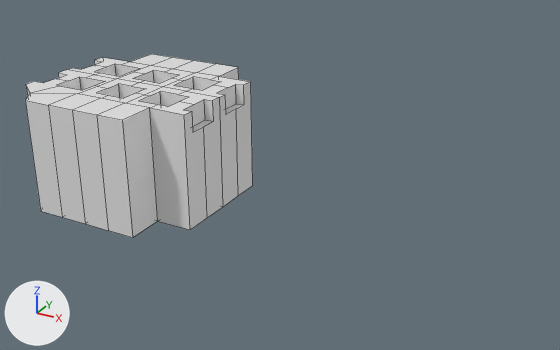
Renders of the Blender file blender/cube.blend from each side of a commit.
The view is the same before and after, from a 50 mm camera at (557.0, -691.0, 372.0) aimed at (135.0, 76.0, -12.0). Arrows for +X, +Y and +Z are at lower left; the lights stay in place. Mesh edges are drawn as thin lines.

Script lines for the objects in view, before the commit:
```python
me_cube = bpy.data.meshes.new('Cube')
me_cube.from_pydata(...)  # 122 vertices, 120 faces; spans x -1.67..1.67, y -1.67..1.67, z -1.0..1.0
me_cube.materials.append(mat_material)  # white #e7e7e7
ob_plus = bpy.data.objects.new('Plus', me_cube)
ob_plus.location = (-74.8, 75.8, 0.0)
ob_plus.rotation_euler = (3.142, 0.0, 0.0)  # degrees (180, 0, 0)
ob_plus.scale = (75.0, 75.0, 75.0)
_m = ob_plus.modifiers.new('Boolean.002', 'BOOLEAN')
_m.object = ob_text
_m.operand_type = 'COLLECTION'
_m = ob_plus.modifiers.new('Boolean', 'BOOLEAN')
_m.object = ob_array_of_cubes
_m = ob_plus.modifiers.new('Boolean.001', 'BOOLEAN')
_m.object = ob_array_of_cubes_001
```
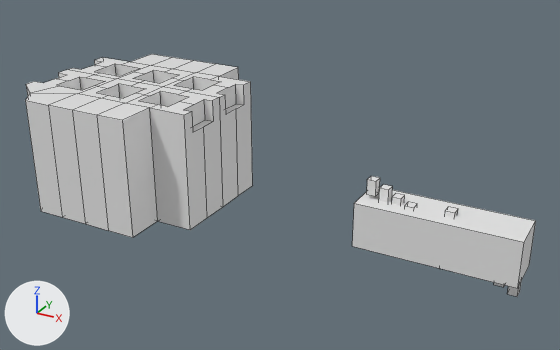
Changed parts and their boxes [x1, y1, x2, y2] in the pictures (560 x 350 px):
```json
{"object": "Cube2", "change": "added", "after": [352, 190, 536, 288]}
{"object": "no", "change": "added", "after": [367, 176, 380, 196]}
{"object": "top", "change": "added", "after": [379, 184, 393, 202]}
{"object": "top.001", "change": "added", "after": [392, 193, 405, 205]}
{"object": "no.005", "change": "added", "after": [507, 283, 521, 297]}
{"object": "through", "change": "added", "after": [445, 207, 458, 217]}
{"object": "top.002", "change": "added", "after": [405, 202, 417, 208]}
{"object": "bottom.003", "change": "added", "after": [494, 283, 505, 287]}
```

Scene script edits in JSON lines:
```json
{"op": "add", "block": "me_cube_015", "code": ["me_cube_015 = bpy.data.meshes.new('Cube.015')", "me_cube_015.from_pydata(...)  # a box spanning x 149.0..159.0, y -5.0..5.0, z -49.0..-39.0"]}
{"op": "add", "block": "me_cube_014", "code": ["me_cube_014 = bpy.data.meshes.new('Cube.014')", "me_cube_014.from_pydata(...)  # a box spanning x 135.0..145.0, y -5.0..5.0, z -45.0..-35.0"]}
{"op": "add", "block": "me_cube_010", "code": ["me_cube_010 = bpy.data.meshes.new('Cube.010')", "me_cube_010.from_pydata(...)  # a box spanning x -5.0..5.0, y -5.0..5.0, z -5.0..5.0"]}
{"op": "add", "block": "me_cube_007", "code": ["me_cube_007 = bpy.data.meshes.new('Cube.007')", "me_cube_007.from_pydata(...)  # a box spanning x 37.0..47.0, y -5.0..5.0, z -17.0..-7.0"]}
{"op": "add", "block": "me_cube_006", "code": ["me_cube_006 = bpy.data.meshes.new('Cube.006')", "me_cube_006.from_pydata(...)  # a box spanning x 23.0..33.0, y -5.0..5.0, z -13.0..-3.0"]}
{"op": "add", "block": "me_cube_005", "code": ["me_cube_005 = bpy.data.meshes.new('Cube.005')", "me_cube_005.from_pydata(...)  # a box spanning x 9.0..19.0, y -5.0..5.0, z -9.0..1.0"]}
{"op": "add", "block": "me_cube_004", "code": ["me_cube_004 = bpy.data.meshes.new('Cube.004')", "me_cube_004.from_pydata(...)  # a box spanning x -5.0..5.0, y -5.0..5.0, z -5.0..5.0"]}
{"op": "add", "block": "me_cube_003", "code": ["me_cube_003 = bpy.data.meshes.new('Cube.003')", "me_cube_003.from_pydata(...)  # a box spanning x -25.0..25.0, y -25.0..25.0, z -25.0..25.0"]}
{"op": "add", "block": "ob_no_005", "code": ["ob_no_005 = bpy.data.objects.new('no.005', me_cube_015)", "ob_no_005.location = (287.9, -1.2, 37.5)", "ob_no_005.scale = (1.0, 1.0, 1.69)"]}
{"op": "add", "block": "ob_bottom_003", "code": ["ob_bottom_003 = bpy.data.objects.new('bottom.003', me_cube_014)", "ob_bottom_003.location = (287.9, -1.2, 37.5)", "ob_bottom_003.scale = (1.0, 1.0, 1.69)"]}
{"op": "add", "block": "ob_through", "code": ["ob_through = bpy.data.objects.new('through', me_cube_010)", "ob_through.location = (371.9, -1.2, -3.1)", "ob_through.scale = (1.0, 1.0, 6.62)"]}
{"op": "add", "block": "ob_top_002", "code": ["ob_top_002 = bpy.data.objects.new('top.002', me_cube_007)", "ob_top_002.location = (287.9, -1.2, 37.5)", "ob_top_002.scale = (1.0, 1.0, 1.69)"]}
{"op": "add", "block": "ob_top_001", "code": ["ob_top_001 = bpy.data.objects.new('top.001', me_cube_006)", "ob_top_001.location = (287.9, -1.2, 37.5)", "ob_top_001.scale = (1.0, 1.0, 1.69)"]}
{"op": "add", "block": "ob_top", "code": ["ob_top = bpy.data.objects.new('top', me_cube_005)", "ob_top.location = (287.9, -1.2, 37.5)", "ob_top.scale = (1.0, 1.0, 1.69)"]}
{"op": "add", "block": "ob_no", "code": ["ob_no = bpy.data.objects.new('no', me_cube_004)", "ob_no.location = (287.9, -1.2, 37.5)", "ob_no.scale = (1.0, 1.0, 1.69)"]}
{"op": "add", "block": "ob_cube2", "code": ["ob_cube2 = bpy.data.objects.new('Cube2', me_cube_003)", "ob_cube2.location = (363.0, 0.0, 0.0)", "ob_cube2.scale = (3.44, 1.0, 1.0)", "_m = ob_cube2.modifiers.new('Boolean', 'BOOLEAN')", "_m.operand_type = 'COLLECTION'"]}
```
